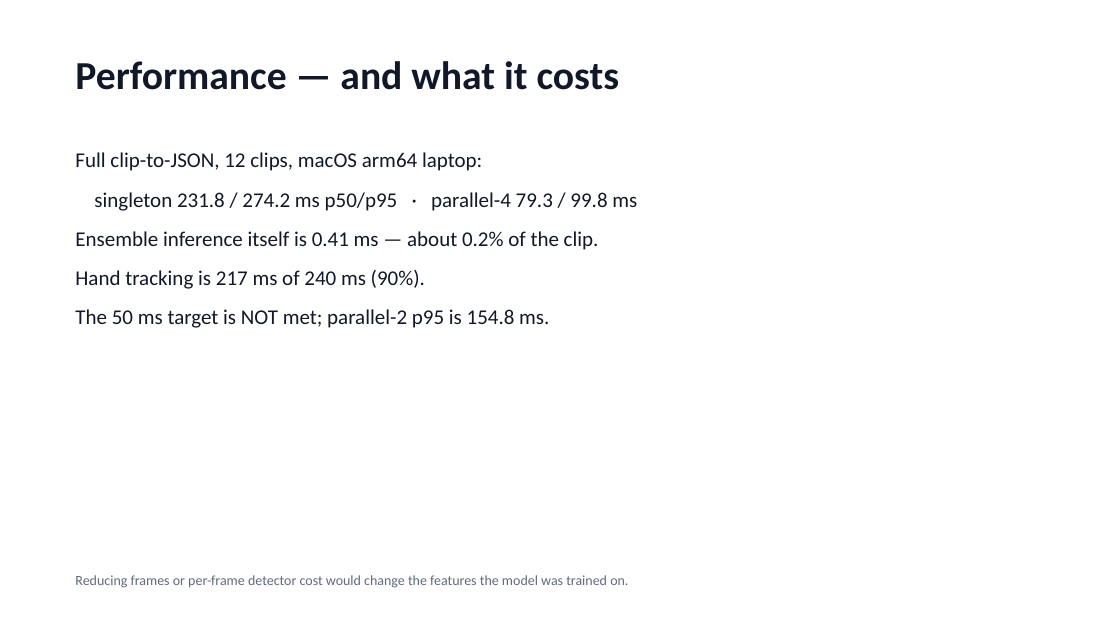
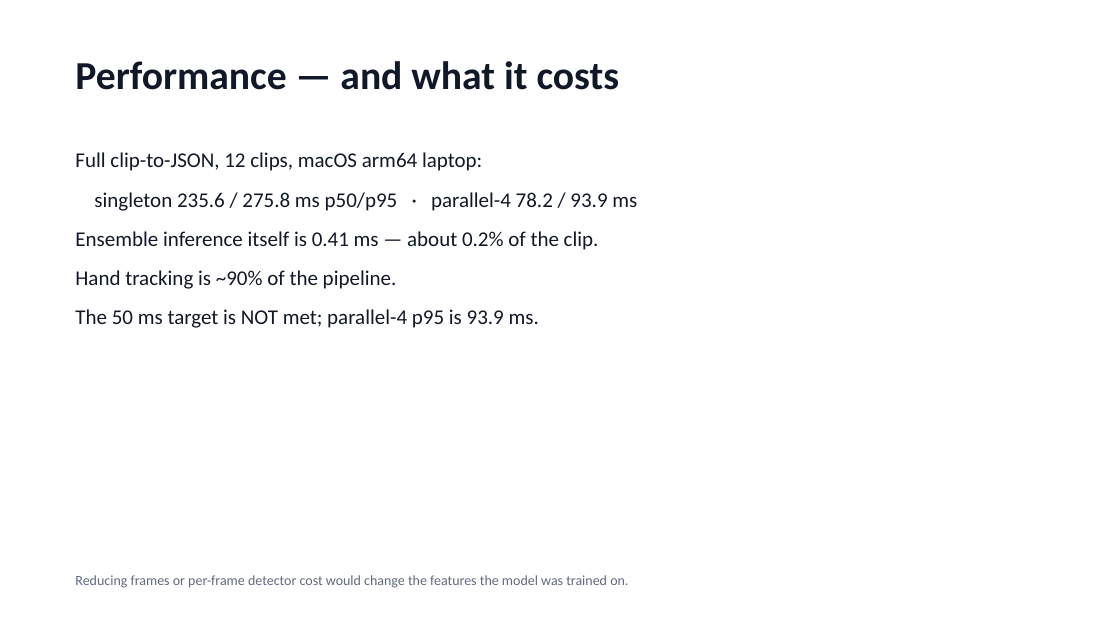
Before and after one commit to dev25bansal-ops/EchoGesture, a slide deck: slide 7 of docs/submission/EchoGesture_Submission.pptx. Drawn at 1120x630 pixels with LibreOffice and Linux fonts; fonts in the diff are those of the drawing. Boxes give left, top, right and bottom in pixels: in the first picture for what was removed or moved away, otherwise in the second. Text is boxed around its words. In the diff, an @@ line names an element or a change of style, - is before the commit and + after.

```diff
--- a/docs/submission/EchoGesture_Submission.pptx
+++ b/docs/submission/EchoGesture_Submission.pptx
@@ text at <box>94,192,637,211</box>: text changed @@
-singleton 231.8 / 274.2 ms p50/p95 · parallel-4 79.3 / 99.8 ms
+singleton 235.6 / 275.8 ms p50/p95 · parallel-4 78.2 / 93.9 ms
@@ text at <box>75,270,539,328</box>: text changed @@
-Hand tracking is 217 ms of 240 ms (90%).
-The 50 ms target is NOT met; parallel-2 p95 is 154.8 ms.
+Hand tracking is ~90% of the pipeline.
+The 50 ms target is NOT met; parallel-4 p95 is 93.9 ms.
```
Also in this commit, not shown: 1 other slide changed, 6 other files.
